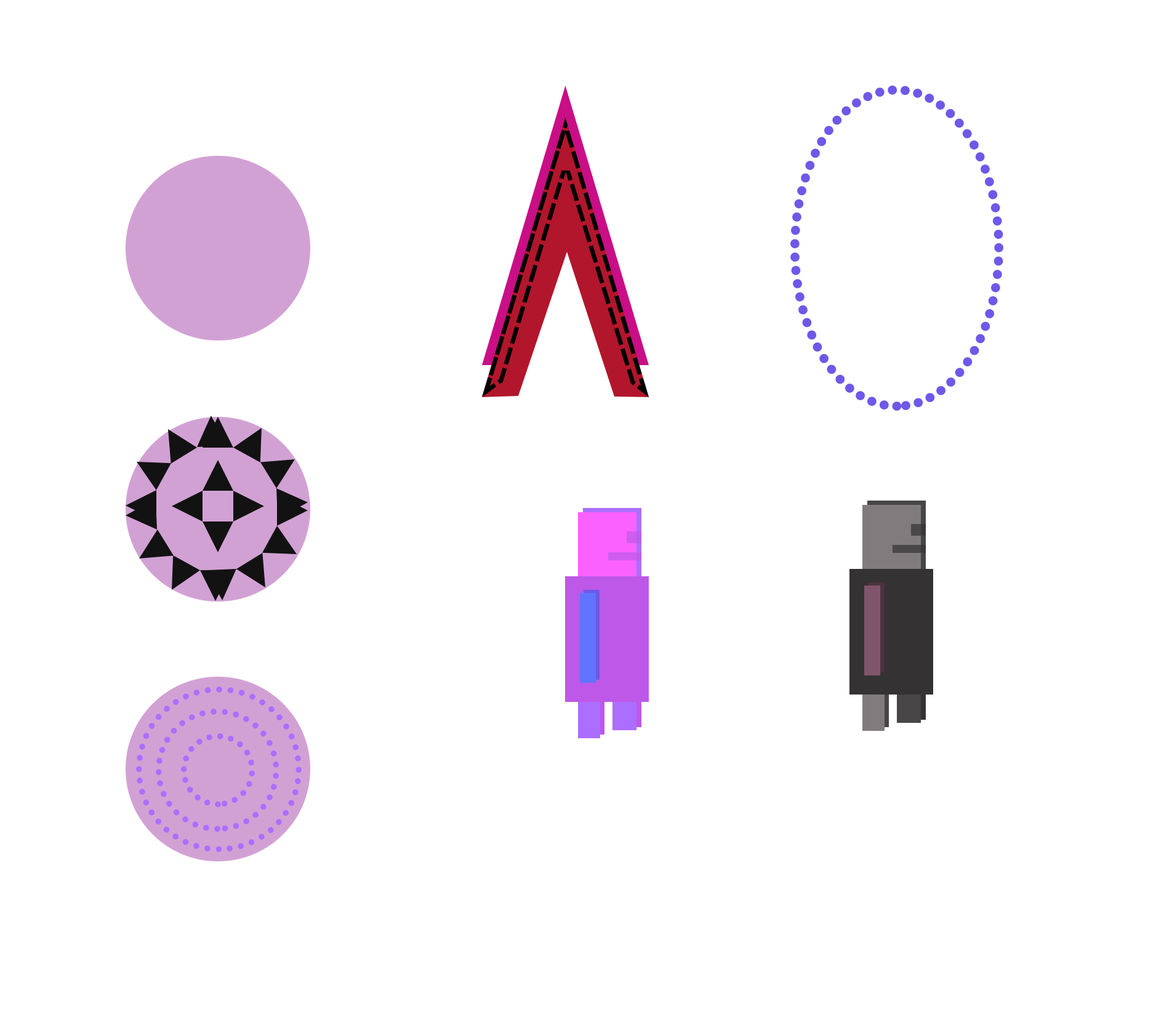
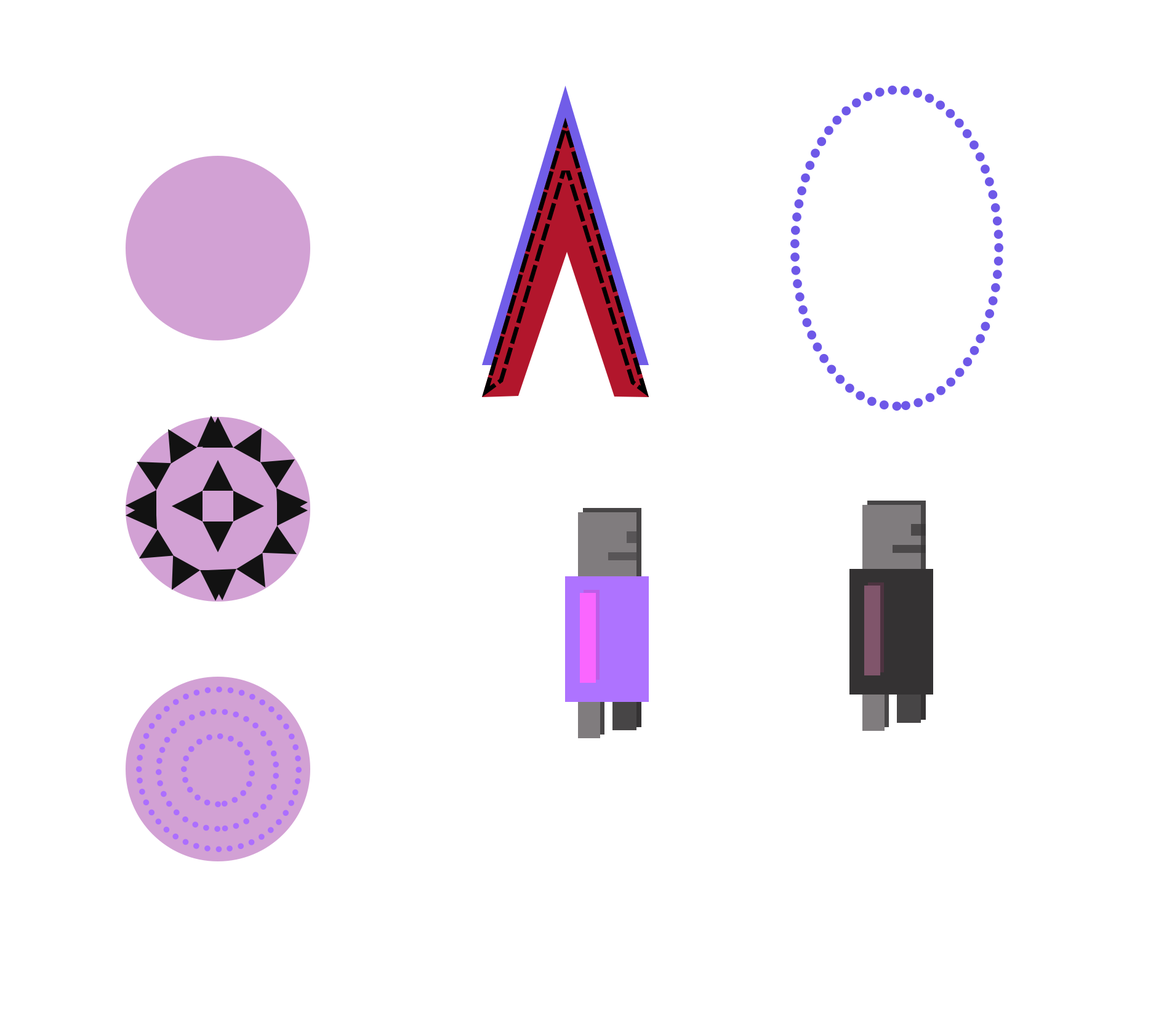
The second 1172px x 1027px image is a revision of the first. Changes to its layers:
painted on "Forme 1" (2nd of 2, in "Attaque") over [481, 85, 649, 366]
painted on "Bras" (2nd of 2, in "E2_Ennemis" › "Corps") over [579, 592, 596, 683]
painted on "Brasb" (2nd of 2, in "E2_Ennemis" › "Corps") over [583, 589, 600, 680]
painted on "Corps" (4th of 4, in "E2_Ennemis" › "Corps") over [565, 576, 649, 702]
painted on "Oeuil" (2nd of 2, in "E2_Ennemis" › "Tête") over [626, 531, 642, 543]
painted on "Bouche" (2nd of 2, in "E2_Ennemis" › "Tête") over [608, 552, 642, 561]
painted on "Tete" (2nd of 2, in "E2_Ennemis" › "Tête") over [578, 512, 637, 577]
painted on "Teteb" (2nd of 2, in "E2_Ennemis" › "Tête") over [582, 507, 642, 583]
painted on "PiedD" (2nd of 2, in "E2_Ennemis" › "Pieds") over [612, 690, 637, 731]
painted on "PiedG" (2nd of 2, in "E2_Ennemis" › "Pieds") over [578, 701, 601, 739]
painted on "PiedDb" (2nd of 2, in "E2_Ennemis" › "Pieds") over [619, 690, 642, 727]
painted on "PiedGb" (2nd of 2, in "E2_Ennemis" › "Pieds") over [582, 697, 605, 735]
